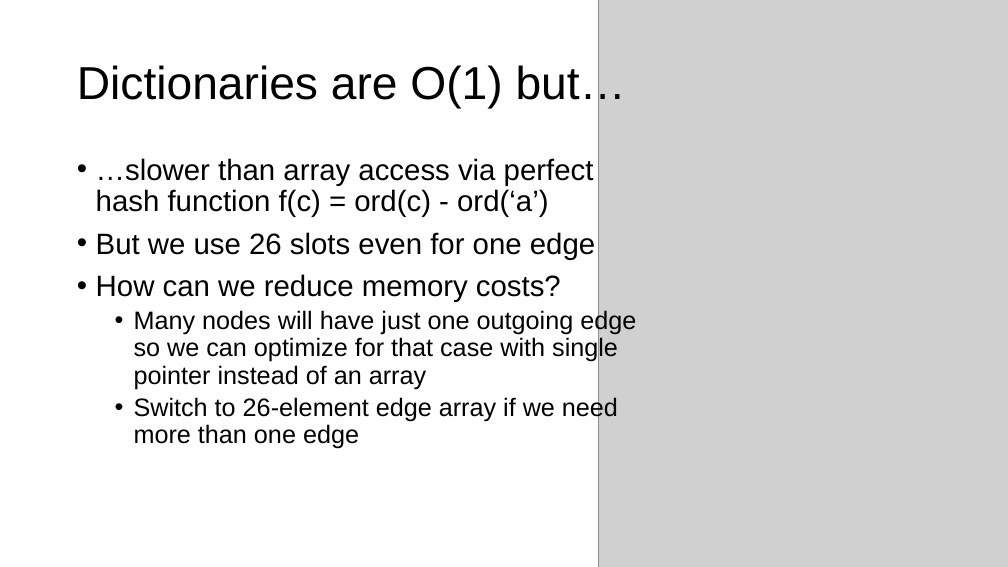
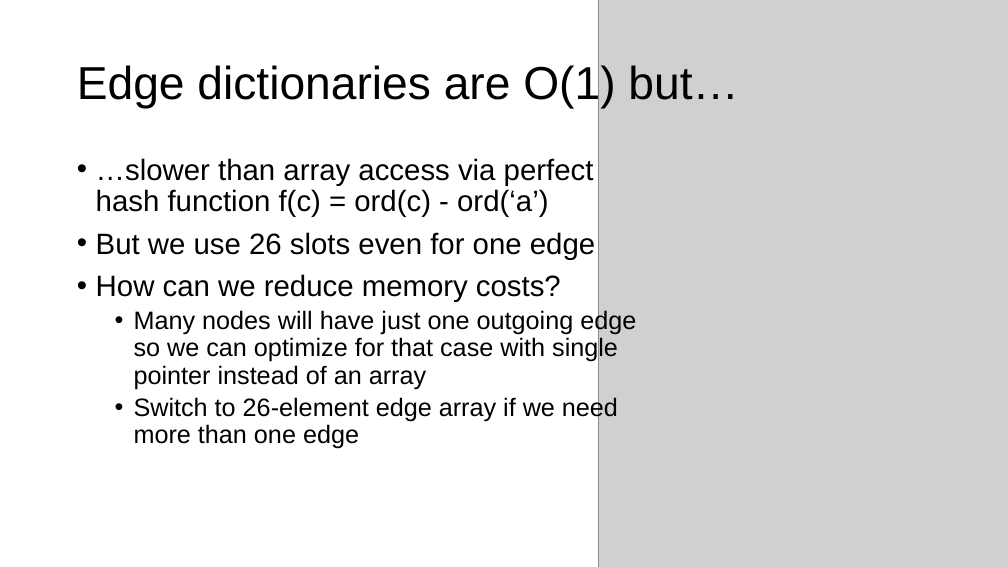
Before and after one commit to parrt/msds689, a slide deck: slide 14 of notes/searching.pptx. Drawn at 1008x567 pixels with LibreOffice and Linux fonts; fonts in the diff are those of the drawing; grey boxes stand for pictures; background and template pictures are left out. Boxes give left, top, right and bottom in pixels: in the first picture for what was removed or moved away, otherwise in the second. Text is boxed around its words. In the diff, an @@ line names an element or a change of style, - is before the commit and + after.

```diff
--- a/notes/searching.pptx
+++ b/notes/searching.pptx
@@ title at [77,63,738,109]: text changed @@
-Dictionaries are O(1) but…
+Edge dictionaries are O(1) but…
```
Also in this commit, not shown: 7 other slides changed, 3 other files.
